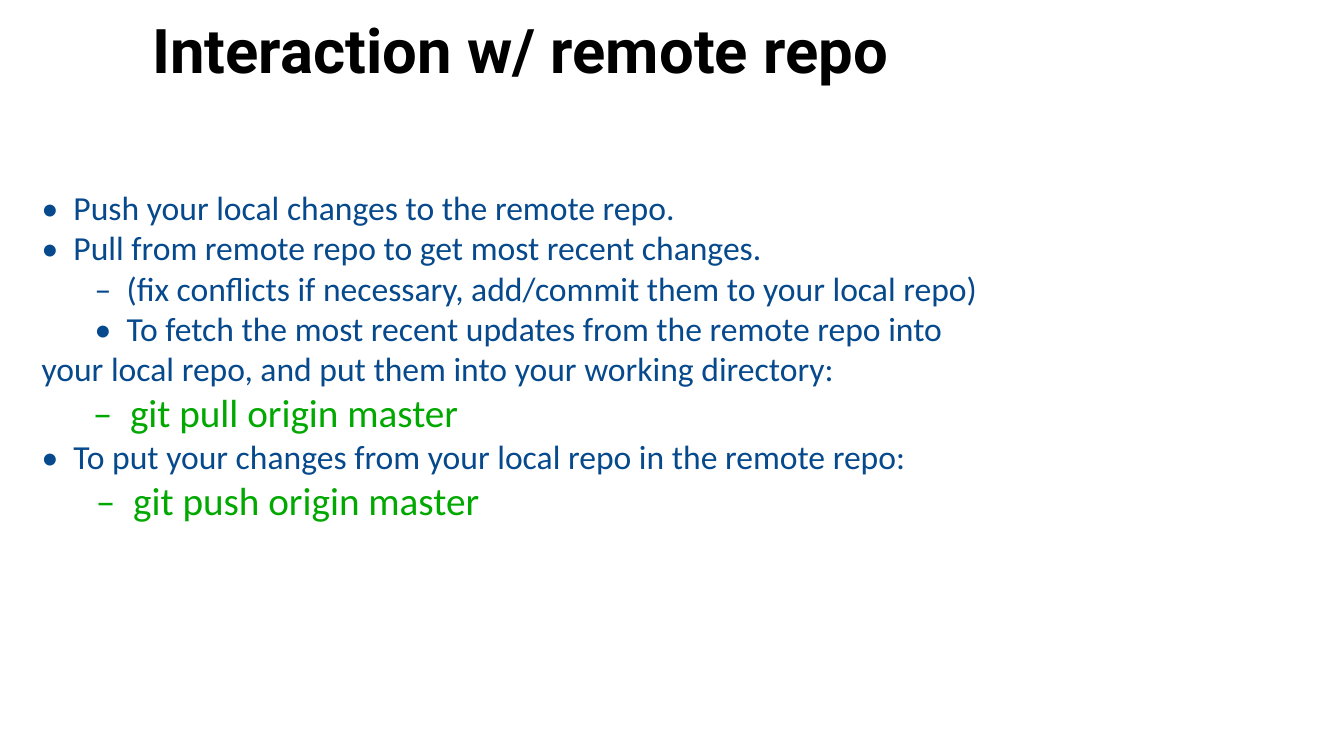
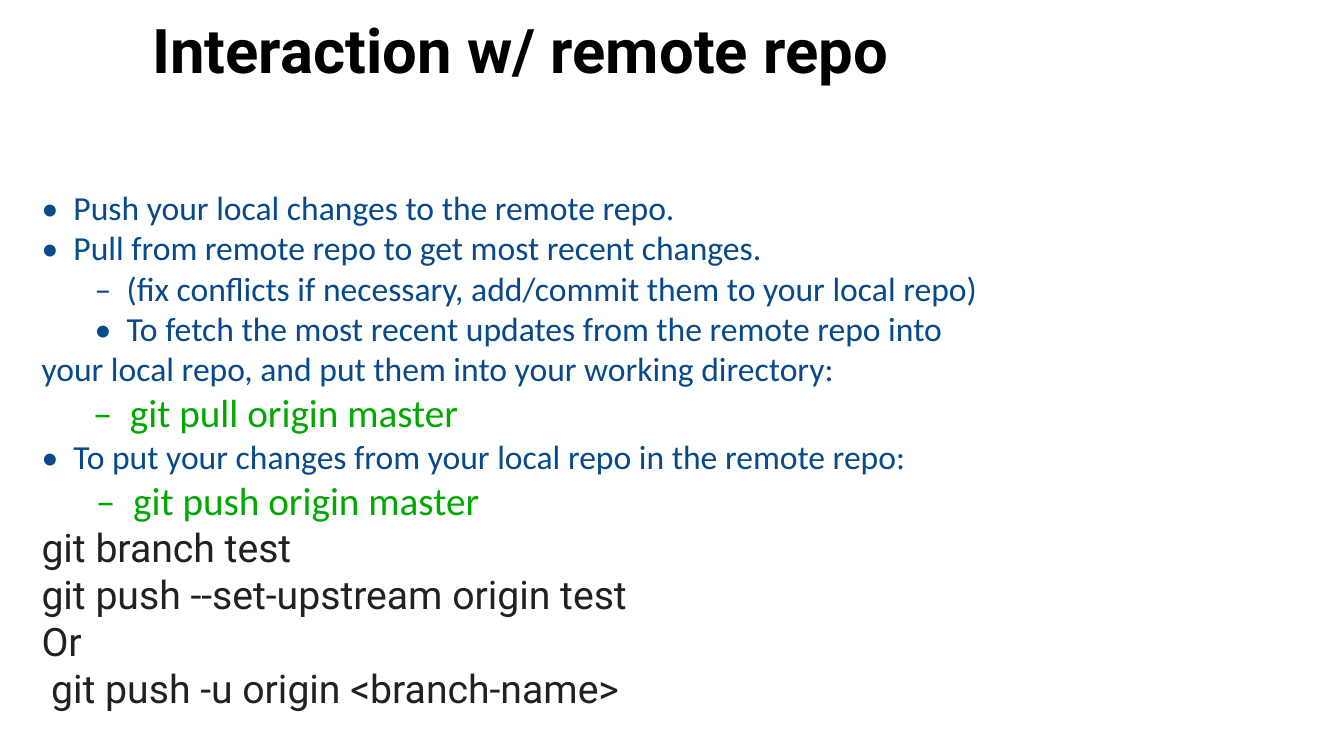
Before and after one commit to PersonSimple/esdProgram, a slide deck: slide 9 of esd-git.pptx. Drawn at 1344x756 pixels with LibreOffice and Linux fonts; fonts in the diff are those of the drawing; background and template pictures are left out. Boxes give left, top, right and bottom in pixels: in the first picture for what was removed or moved away, otherwise in the second. Text is boxed around its words. In the diff, an @@ line names an element or a change of style, - is before the commit and + after.

Commit message:
branch command addition

```diff
--- a/esd-git.pptx
+++ b/esd-git.pptx
@@ text at bbox=[42, 532, 627, 711]: paragraphs added @@
+git branch test
+git push --set-upstream origin test
+Or
+git push -u origin <branch-name>
```
